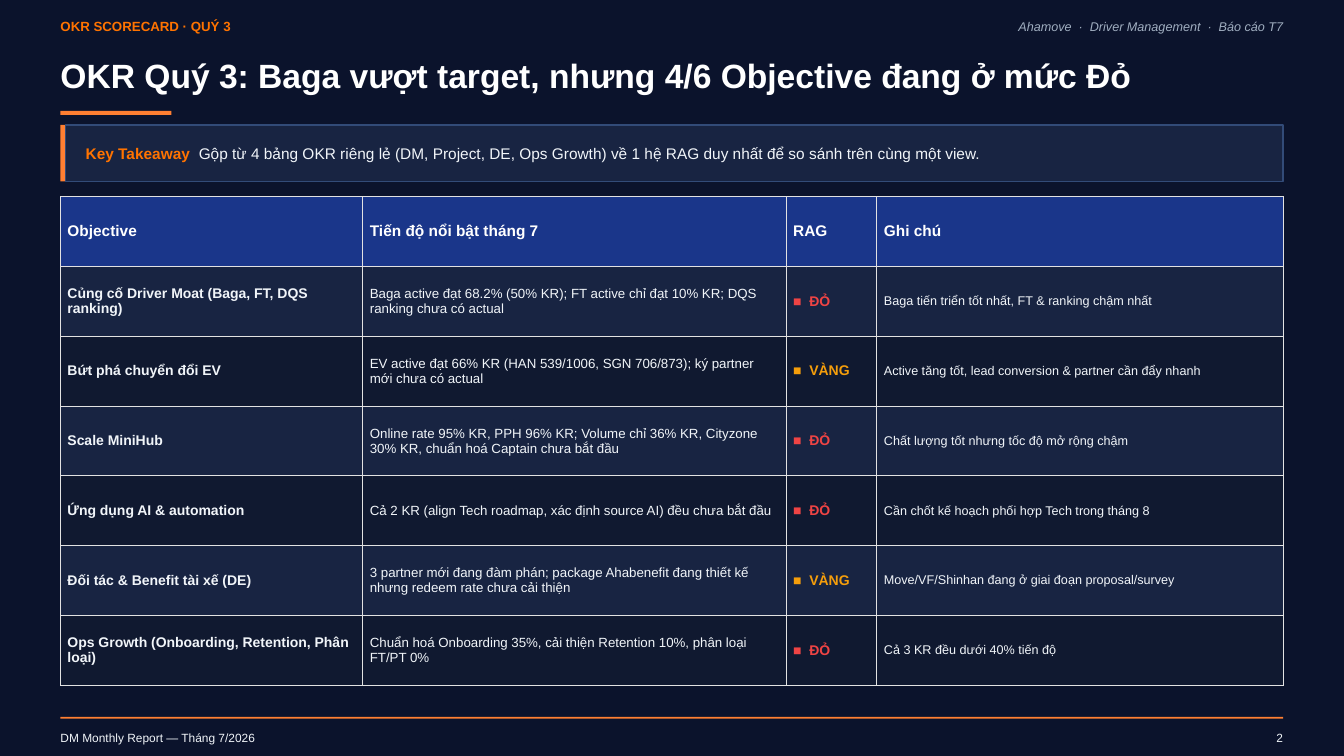
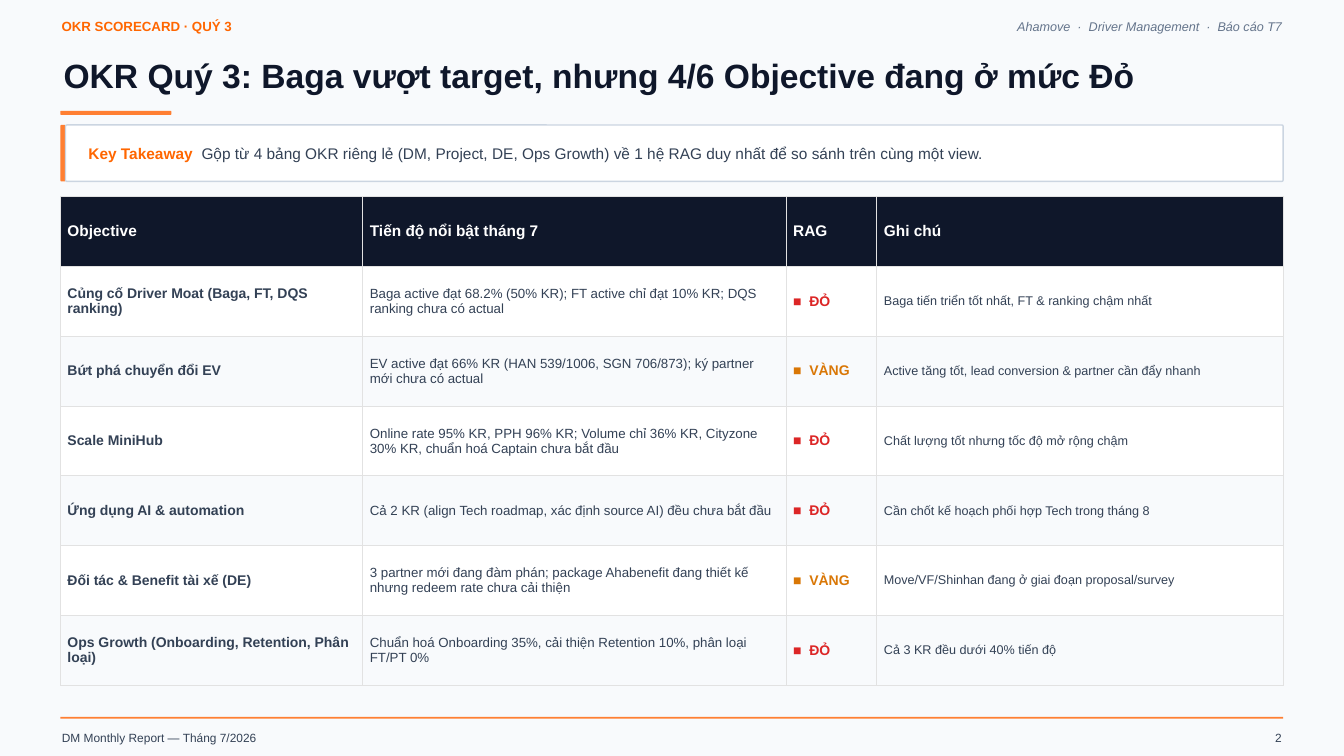
Before and after one commit to Khanhsnef/pulucowork, a slide deck: slide 3 of Data sources/BaoCao_ThangDM_T7_Core_v7_1.pptx. Drawn at 1344x756 pixels with LibreOffice and Linux fonts; fonts in the diff are those of the drawing. Boxes give left, top, right and bottom in pixels: in the first picture for what was removed or moved away, otherwise in the second. Text is boxed around its words. In the diff, an @@ line names an element or a change of style, - is before the commit and + after.

```diff
--- a/Data sources/BaoCao_ThangDM_T7_Core_v7_1.pptx
+++ b/Data sources/BaoCao_ThangDM_T7_Core_v7_1.pptx
@@ background #0B132C to #F8FAFC @@
@@ text "OKR SCORECARD · QUÝ 3" at (62,20,231,34): text colour #FF7300 to #FF6600 @@
@@ text "Ahamove · Driver Management · ..." at (1017,21,1282,34): text colour #A0AEC0 to #64748B @@
@@ text "OKR Quý 3: Baga vượt ..." at (64,63,1134,95): text colour #FFFFFF to #0F172A @@
@@ rounded rectangle at (60,111,171,115): rectangle to rounded rectangle @@
@@ rounded rectangle at (60,125,66,181): rectangle to rounded rectangle @@
@@ rounded rectangle at (66,125,1284,181): rectangle to rounded rectangle; fill #182442 to #FFFFFF; outline #324B78 1 pt to #CBD5E1 1 pt @@
@@ rounded rectangle "Key Takeaway Gộp từ 4 ...": place and size @@
-rounded rectangle "Key Takeaway Gộp từ 4 ..." at (86,146,979,162)
+rounded rectangle "Key Takeaway Gộp từ 4 ..." at (86,125,1255,181)
@@ rounded rectangle "Key Takeaway Gộp từ 4 ..." at (86,125,1255,181): text colour #FF7300 to #FF6600 in "Key Takeaway"; text colour #F1F5F9 to #334155 in "Gộp từ 4 bảng OKR riêng lẻ ..." @@
@@ table at (60,197,1284,686) @@
@@ fill #1A368A to #0F172A in row 1 @@
@@ fill #182442 to #FFFFFF in 12 cells @@
@@ fill #101930 to #F8FAFC in 12 cells @@
@@ text colour #F1F5F9 to #334155 @@
@@ text colour #EF4444 to #DC2626 in "■ ĐỎ", "■ ĐỎ", "■ ĐỎ", "■ ĐỎ" @@
@@ text colour #F59E0B to #D97706 in "■ VÀNG", "■ VÀNG" @@
@@ text "DM Monthly Report — Tháng ..." at (62,733,256,745): text colour #F1F5F9 to #334155 @@
@@ text "2" at (1275,733,1282,742): text colour #F1F5F9 to #334155 @@
```
Also in this commit, not shown: 10 other slides changed, 28 other files.
